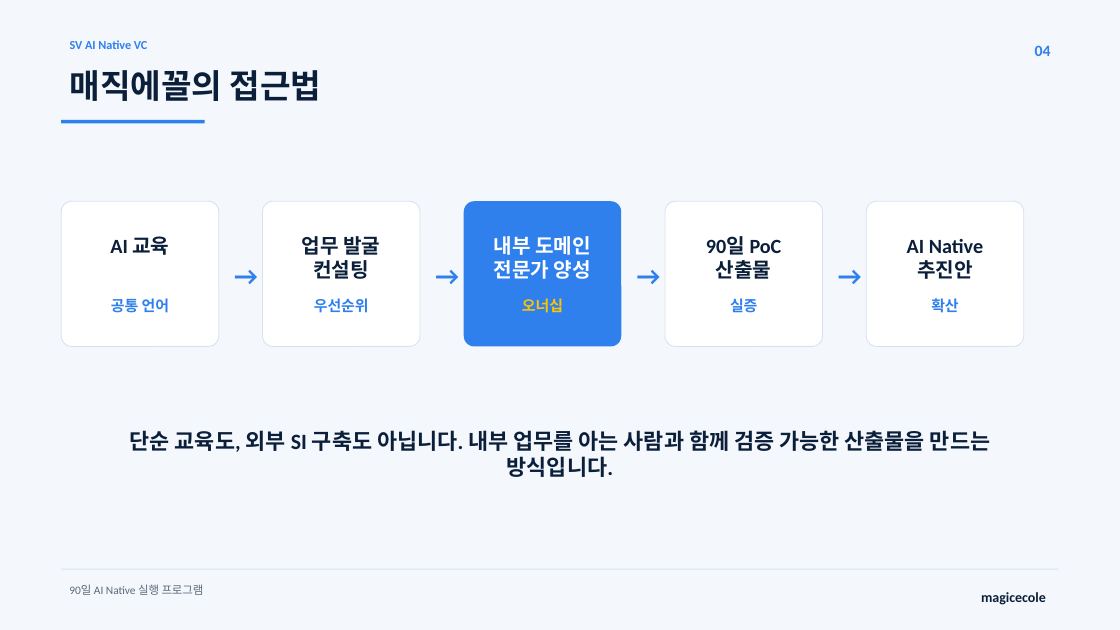
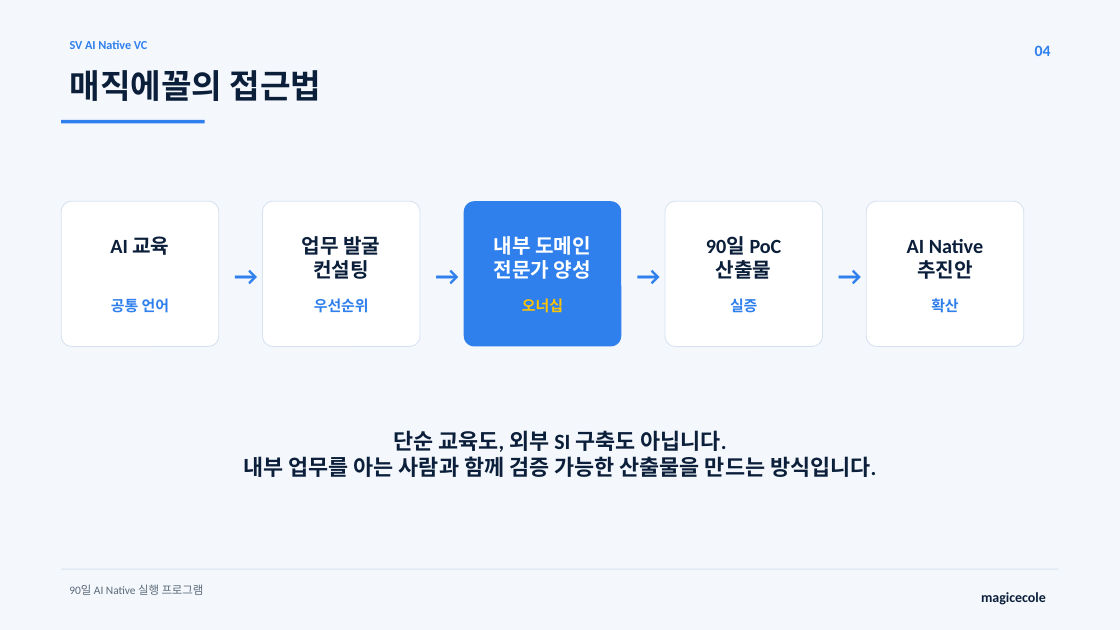
Before and after one commit to MagicecoleAI/svinvest-ai-native-vc-workshop, a slide deck: slide 4 of outputs/SV_AI_Native_90일_실행프로그램.pptx. Drawn at 1120x630 pixels with LibreOffice and Linux fonts; fonts in the diff are those of the drawing. Boxes give left, top, right and bottom in pixels: in the first picture for what was removed or moved away, otherwise in the second. Text is boxed around its words. In the diff, an @@ line names an element or a change of style, - is before the commit and + after.

```diff
--- a/outputs/SV_AI_Native_90일_실행프로그램.pptx
+++ b/outputs/SV_AI_Native_90일_실행프로그램.pptx
@@ text at box(243, 430, 876, 477): text changed @@
-단순 교육도, 외부 SI 구축도 아닙니다. 내부 업무를 아는 사람과 함께 검증 가능한 산출물을 만드는 방식입니다.
+단순 교육도, 외부 SI 구축도 아닙니다.
+내부 업무를 아는 사람과 함께 검증 가능한 산출물을 만드는 방식입니다.
```
Also in this commit, not shown: 7 other slides changed, 1 slide removed, 1 other file.
